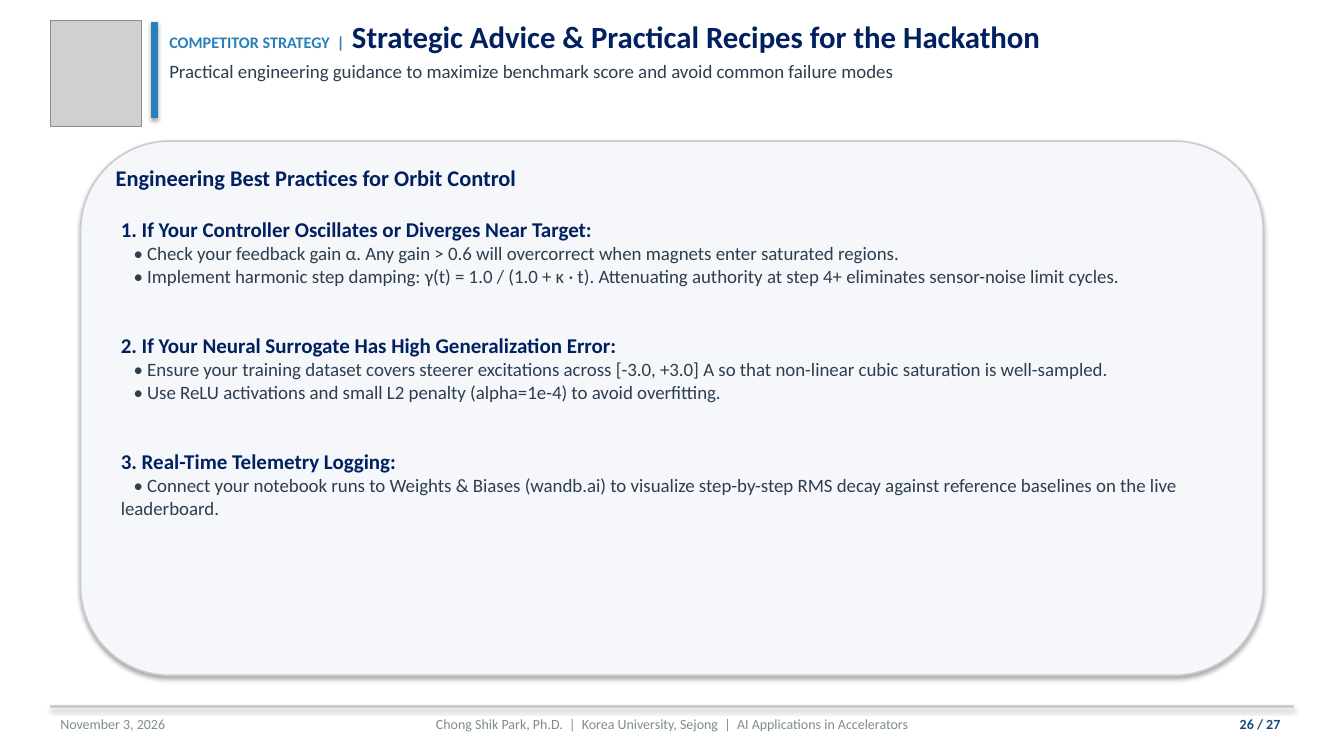
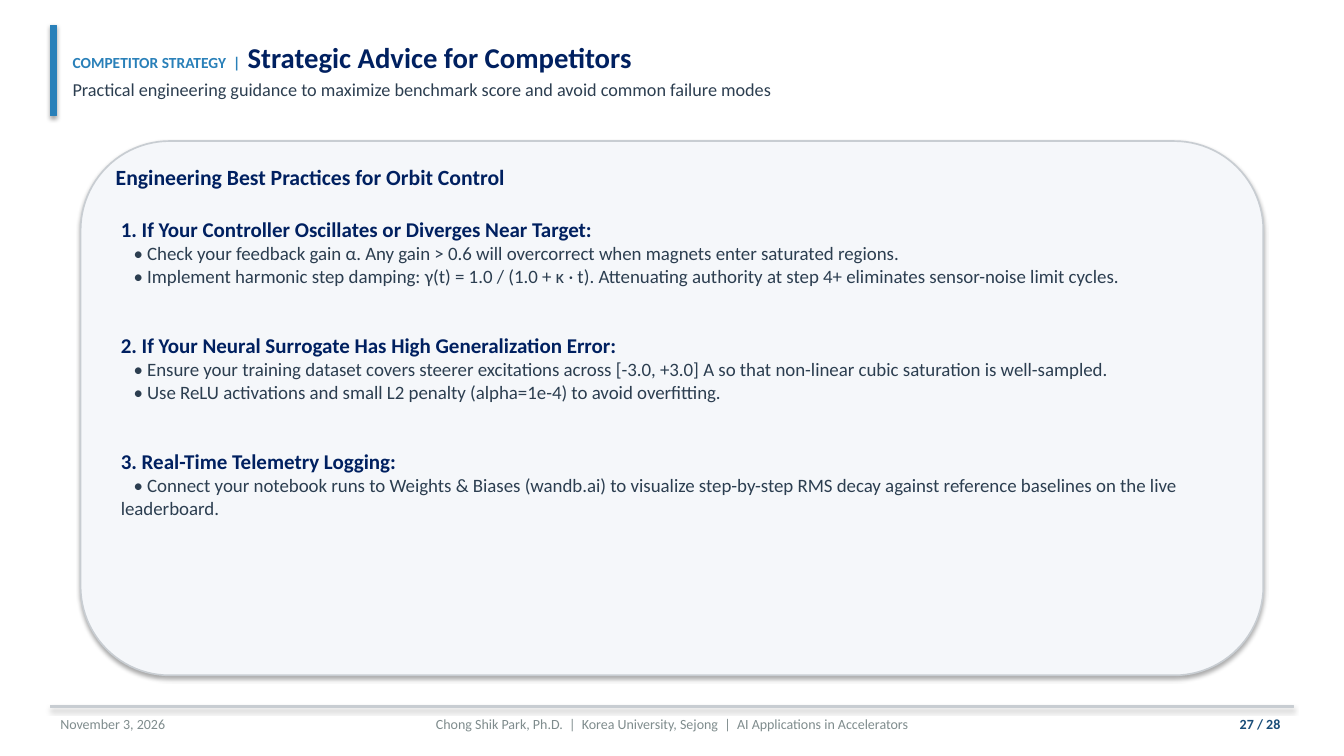
Before and after one commit to cspark7701/ai4acc-mini-hackathon, a slide deck: slide 27 of presentations/Lecture_1_AI_ML_Foundations_and_Control.pptx (slide 26 before the commit). Drawn at 1344x756 pixels with LibreOffice and Linux fonts; fonts in the diff are those of the drawing; grey boxes stand for pictures. Boxes give left, top, right and bottom in pixels: in the first picture for what was removed or moved away, otherwise in the second. Text is boxed around its words. In the diff, an @@ line names an element or a change of style, - is before the commit and + after.

Commit message:
Refine Lecture 1 presentation layout, typography, and content
Implement six presentation design enhancements requested by user. Adjust title slide font size to fit on a single unwrapped line and scale the Korea University logo to 0.95 inches. Vertically center slide titles and subtitles with the blue accent bar, shortening titles to prevent line wrapping across all slides. Add dedicated slides explaining all major activation functions (ReLU, Leaky ReLU, GELU, Sigmoid, Tanh, Linear) and optimization algorithms (SGD, Momentum, AdaGrad, RMSProp, Adam, AdamW, L-BFGS-B). Resize and position MLP, RL, and trajectory schematics with clean margins to eliminate text box overlap. Format the Tested Benchmark Leaderboard as a structured 7-column table with zero text wrapping. Recompile 28-page PDF presentation via pdflatex.

Files:
 M  presentations/Lecture_1_AI_ML_Foundations_and_Control.pdf
 M  presentations/Lecture_1_AI_ML_Foundations_and_Control.pptx
 M  presentations/Lecture_1_AI_ML_Foundations_and_Control.tex
 M  scripts/build_lecture_1_pptx.py

```diff
--- a/presentations/Lecture_1_AI_ML_Foundations_and_Control.pptx
+++ b/presentations/Lecture_1_AI_ML_Foundations_and_Control.pptx
@@ rectangle resized from (x1=151, y1=22, x2=157, y2=118) to (x1=50, y1=25, x2=56, y2=116) @@
@@ picture removed at (x1=50, y1=20, x2=141, y2=126) @@
@@ text "COMPETITOR STRATEGY | Strategic Advice ..." moved from (x1=169, y1=26, x2=1040, y2=82) to (x1=73, y1=48, x2=771, y2=99) @@
@@ text "COMPETITOR STRATEGY | Strategic Advice ..." at (x1=73, y1=48, x2=771, y2=99): vertical alignment top to middle @@
@@ text at (x1=73, y1=48, x2=632, y2=73): text changed; size 22 to 20.5 pt @@
-COMPETITOR STRATEGY | Strategic Advice & Practical Recipes for the Hackathon
+COMPETITOR STRATEGY | Strategic Advice for Competitors
@@ text at (x1=73, y1=83, x2=771, y2=99): size 13.5 to 13 pt in "Practical engineering guidance to maximize benchmark score ..." @@
@@ text "Engineering Best Practices for Orbit ..." at (x1=116, y1=169, x2=504, y2=189): size 16 to 15.5 pt @@
@@ text at (x1=1240, y1=719, x2=1280, y2=729): text changed @@
-26 / 27
+27 / 28
```
Also in this commit, not shown: 25 other slides changed, 2 slides added, 1 slide removed, 3 other files.
